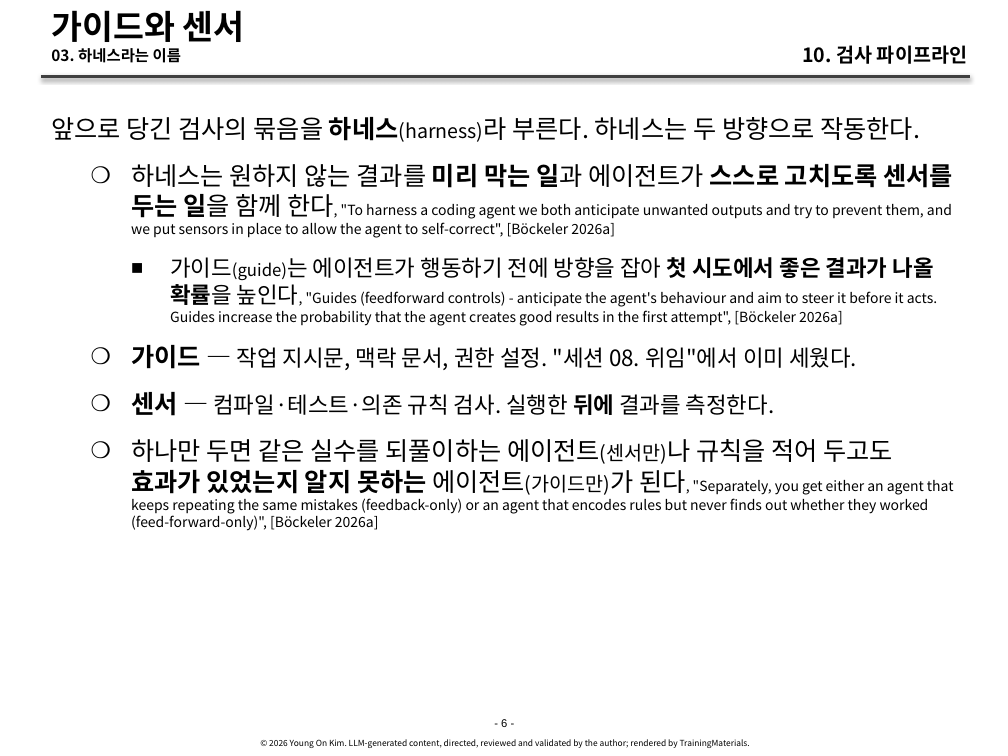
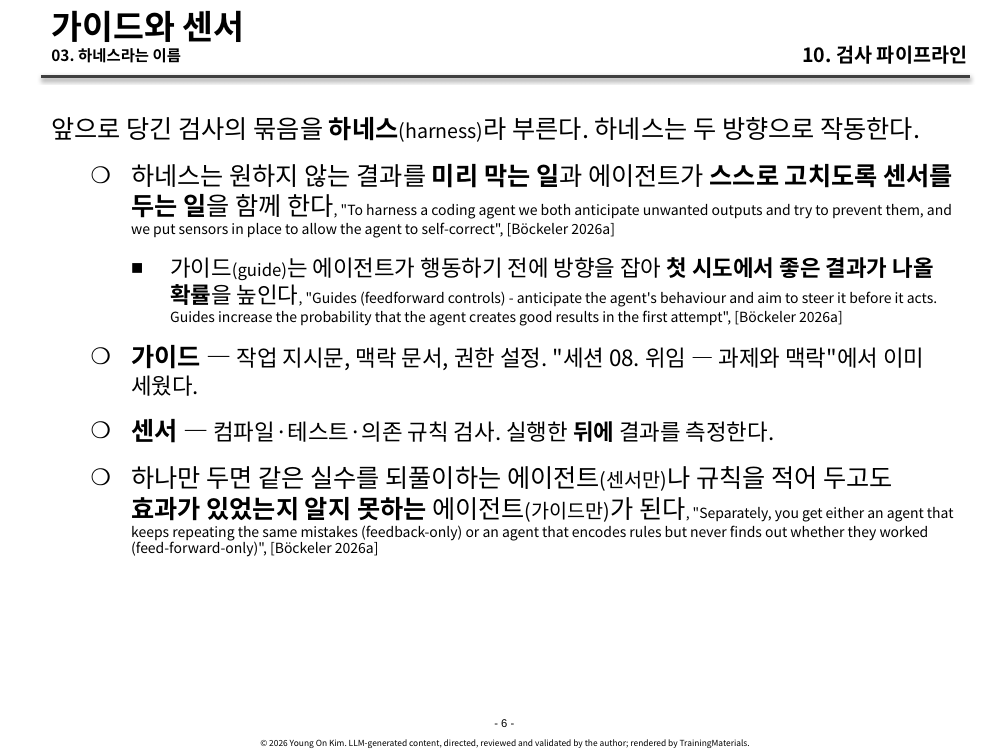
Before and after one commit to YoungSan77/TrainingMaterials, a slide deck: slide 6 of courses/ai-native/sessions/s10.pptx. Drawn at 1008x756 pixels with LibreOffice and Linux fonts; fonts in the diff are those of the drawing. Boxes give left, top, right and bottom in pixels: in the first picture for what was removed or moved away, otherwise in the second. Text is boxed around its words. In the diff, an @@ line names an element or a change of style, - is before the commit and + after.

```diff
--- a/courses/ai-native/sessions/s10.pptx
+++ b/courses/ai-native/sessions/s10.pptx
@@ text at [131,345,924,396]: text changed @@
-    ❍ 가이드 — 작업 지시문, 맥락 문서, 권한 설정. "세션 08. 위임"에서 이미 세웠다.
+    ❍ 가이드 — 작업 지시문, 맥락 문서, 권한 설정. "세션 08. 위임 — 과제와 맥락"에서 이미 세웠다.
```
Also in this commit, not shown: 1 other slide changed, 21 other files.
